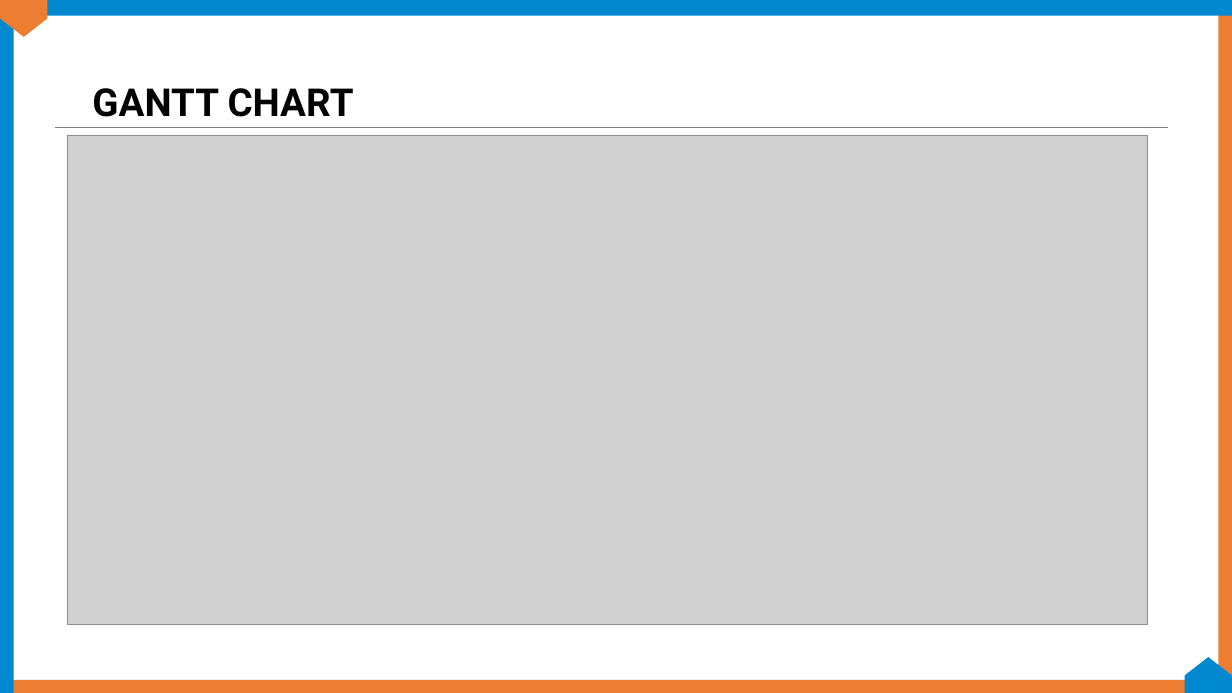
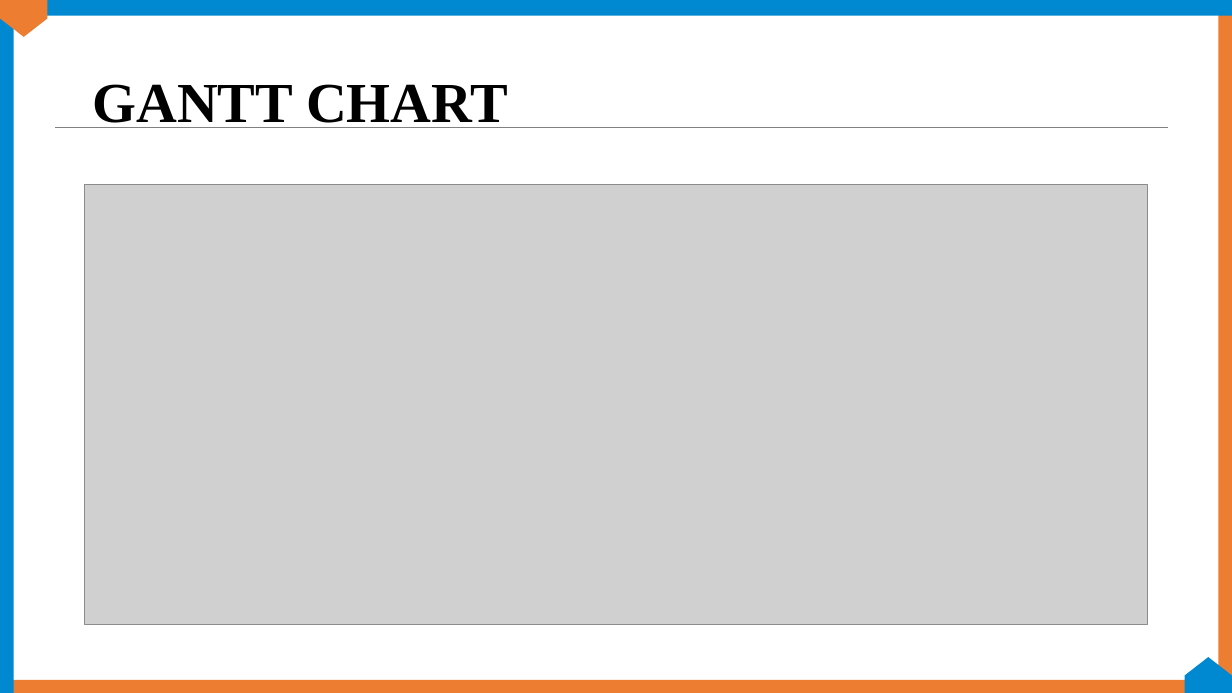
Before and after one commit to projectragsy5-a11y/code_to_visualizer, a slide deck: slide 13 of RAGSY- CODE_TO_VISUALIZER.pptx (slide 12 before the commit). Drawn at 1232x693 pixels with LibreOffice and Linux fonts; fonts in the diff are those of the drawing; grey boxes stand for pictures; background and template pictures are left out. Boxes give left, top, right and bottom in pixels: in the first picture for what was removed or moved away, otherwise in the second. Text is boxed around its words. In the diff, an @@ line names an element or a change of style, - is before the commit and + after.

```diff
--- a/RAGSY- CODE_TO_VISUALIZER.pptx
+++ b/RAGSY- CODE_TO_VISUALIZER.pptx
@@ title "GANTT CHART" at <box>92,84,508,128</box>: size 36 to 52.8 pt, font Roboto to Times New Roman @@
@@ picture: place and size @@
-picture at <box>67,136,1147,624</box>
+picture at <box>85,185,1147,624</box>
```
Also in this commit, not shown: 3 other slides changed, 4 slides added, 3 slides removed, 8 other files.
